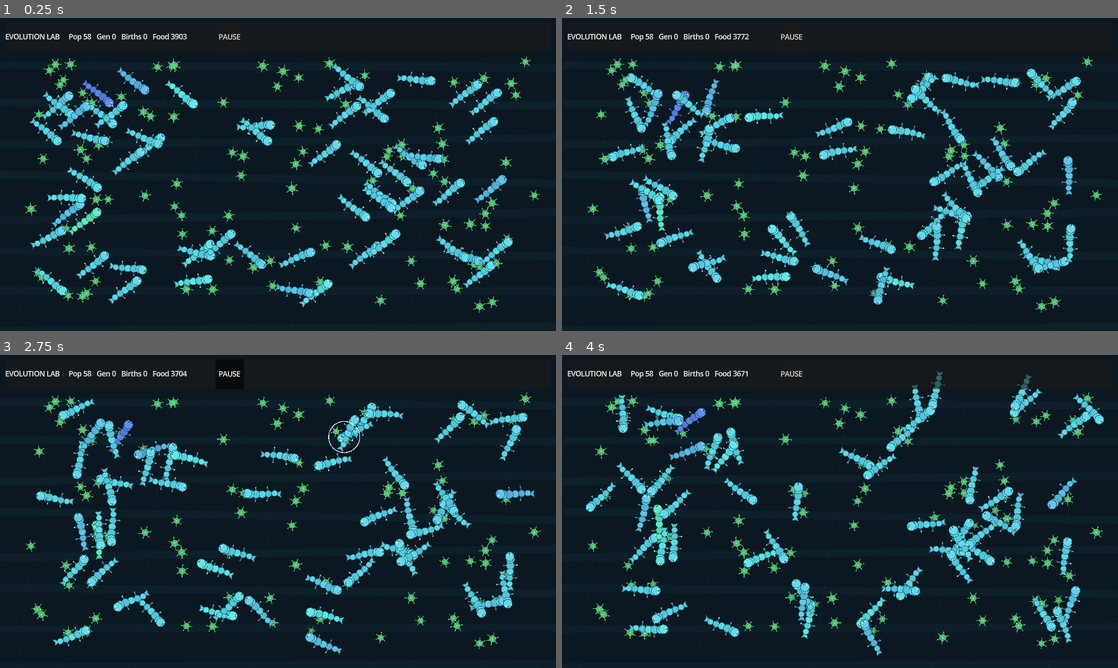
Above: before the commit, frames 1-4 (two rows, left to right).
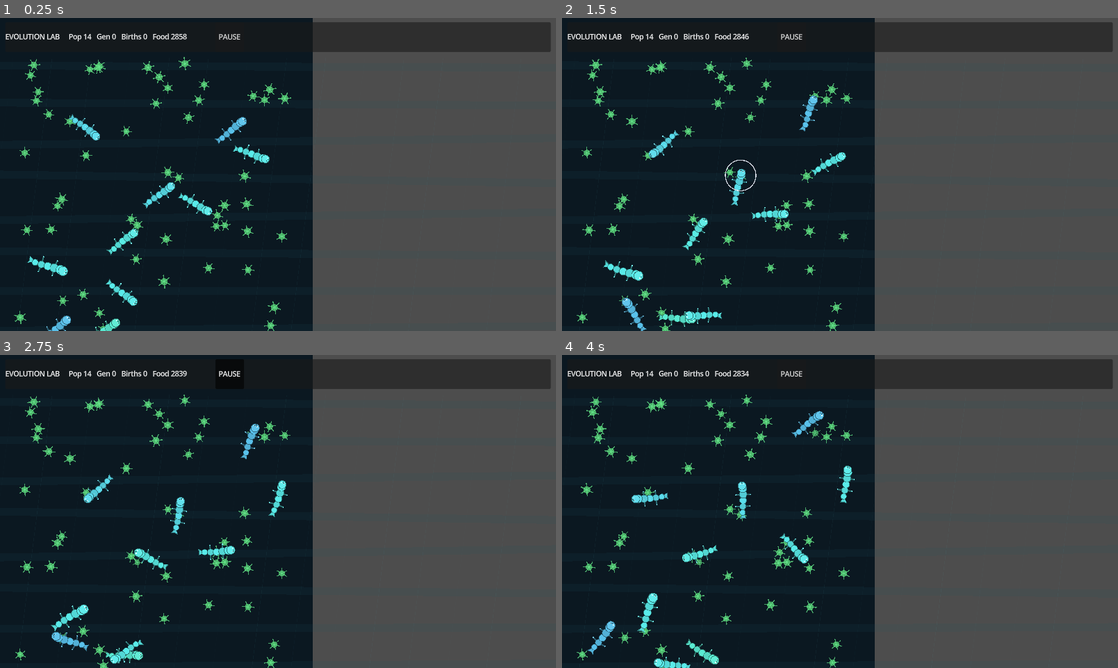
Above: after the commit, the same moments.

Repository: narmanb/procedural-evolution-simulator
Game: Godot game, scene res://scenes/main.tscn
The game is run twice, just before and just after one commit, with the same random seed, the same clock (stepped at 60 frames per second) and the same inputs.
Inputs (mouse positions are in pixels of both pictures, inside the frame that each line leads up to):
- Up to frame 1 (0.25 s): no input
- Up to frame 2 (1.5 s): tap Enter at 0.5 s; move the mouse to (962, 158) at 0.52 s; tap Q at 0.6 s; click (962, 158) at 0.67 s; tap Space at 0.77 s; drag from (728, 190) to (812, 237) at 1.27 s
- Up to frame 3 (2.75 s): move the mouse to (333, 442) at 2.02 s; tap Q at 2.1 s; click (333, 442) at 2.17 s
- Up to frame 4 (4 s): tap Space at 2.75, 3.77 s; drag from (812, 574) to (673, 464) at 2.77 s; move the mouse to (1006, 558) at 3.52 s; tap Q at 3.6 s; click (1006, 558) at 3.67 s

The runs differ from the first frame. In frame 1, 52% of the frame differs, in the area x 2-100%, y 0-100%; in frame 2, 52%; in frame 3, 52%; in frame 4, 52%.
Error in both runs: unsupported format character in operator '%'. (res://scripts/main.gd:116)

Commit message:
Add portrait ecosystem scale and interactive lab interventions

Diff:
--- a/scripts/simulation.gd
+++ b/scripts/simulation.gd
@@ -1,10 +1,10 @@
 class_name EvolutionSimulation
 extends RefCounted
 
-const WORLD_SIZE := Vector2(1280.0, 720.0)
-const INITIAL_CREATURES := 58
-const INITIAL_FOOD_PATCHES := 105
-const MAX_CREATURES := 650
+const WORLD_SIZE := Vector2(720.0, 1130.0)
+const INITIAL_CREATURES := 14
+const INITIAL_FOOD_PATCHES := 72
+const MAX_CREATURES := 450
 
 var rng := RandomNumberGenerator.new()
 var seed_value: int = 1
@@ -19,6 +19,8 @@
 var deaths: int = 0
 var max_generation: int = 0
 var mutation_multiplier: float = 1.0
+var food_regrowth_multiplier: float = 1.0
+var drought_timer: float = 0.0
 
 func reset(p_seed: int = 0) -> void:
     organisms.clear()
@@ -30,6 +32,9 @@
     births = 0
     deaths = 0
     max_generation = 0
+    mutation_multiplier = 1.0
+    food_regrowth_multiplier = 1.0
+    drought_timer = 0.0
 
     if p_seed == 0:
         rng.randomize()
@@ -43,28 +48,28 @@
     _record_event("origin", "Ancestral population established")
 
 func _create_food_field() -> void:
-    # Plants are persistent producers with local carrying capacity. Food is not
-    # spawned under hungry creatures; overgrazing can genuinely deplete areas.
     for i in range(INITIAL_FOOD_PATCHES):
-        var margin := 48.0
+        var margin: float = 34.0
         var p := Vector2(
             rng.randf_range(margin, WORLD_SIZE.x - margin),
-            rng.randf_range(100.0, WORLD_SIZE.y - margin)
+            rng.randf_range(96.0, WORLD_SIZE.y - margin)
         )
-        var capacity := rng.randf_range(18.0, 55.0)
-        var regrowth := rng.randf_range(0.45, 1.15)
+        var capacity: float = rng.randf_range(20.0, 58.0)
+        var regrowth: float = rng.randf_range(0.42, 1.10)
         food_patches.append(FoodPatch.new(p, capacity, regrowth, rng.randf_range(0.0, TAU)))
 
 func _create_ancestral_population() -> void:
     var founder := Genome.ancestral(rng)
     for i in range(INITIAL_CREATURES):
-        var genome := founder.mutated_copy(rng, 0.85)
+        # Founders remain recognizably related, but have enough variation to make
+        # the opening population readable rather than a wall of identical worms.
+        var genome := founder.mutated_copy(rng, 1.35)
         var p := Vector2(
-            rng.randf_range(110.0, WORLD_SIZE.x - 110.0),
-            rng.randf_range(140.0, WORLD_SIZE.y - 80.0)
+            rng.randf_range(80.0, WORLD_SIZE.x - 80.0),
+            rng.randf_range(135.0, WORLD_SIZE.y - 90.0)
         )
         var org := _new_organism(genome, p, 0, -1)
-        org.energy = genome.max_energy() * rng.randf_range(0.48, 0.82)
+        org.energy = genome.max_energy() * rng.randf_range(0.55, 0.86)
         organisms.append(org)
 
 func _new_organism(genome: Genome, p: Vector2, generation: int, parent_id: int) -> Organism:
@@ -86,9 +91,14 @@
 
 func step(dt: float) -> void:
     elapsed_sim_time += dt
+    drought_timer = maxf(0.0, drought_timer - dt)
+
+    var effective_regrowth: float = food_regrowth_multiplier
+    if drought_timer > 0.0:
+        effective_regrowth *= 0.035
 
     for patch in food_patches:
-        patch.step(dt)
+        patch.step(dt, effective_regrowth)
 
     var newborns: Array[Organism] = []
 
@@ -113,8 +123,7 @@
         org.energy -= org.velocity.length() * org.genome.movement_cost_per_unit() * dt
 
         if _can_reproduce(org) and organisms.size() + newborns.size() < MAX_CREATURES:
-            var child := _reproduce(org)
-            newborns.append(child)
+            newborns.append(_reproduce(org))
 
     if not newborns.is_empty():
         organisms.append_array(newborns)
@@ -130,12 +139,12 @@
         return
     org.think_timer = rng.randf_range(0.16, 0.38)
 
-    var hunger := 1.0 - org.energy_ratio()
-    var food_index := _find_food(org.position, org.genome.vision_range())
+    var hunger: float = 1.0 - org.energy_ratio()
+    var food_index: int = _find_food(org.position, org.genome.vision_range())
 
     if hunger > 0.26 and food_index != -1:
         org.target_food_index = food_index
-        var target := food_patches[food_index].position
+        var target: Vector2 = food_patches[food_index].position
         org.desired_heading = org.position.angle_to_point(target)
         org.behavior = "foraging"
         return
@@ -154,35 +163,35 @@
         org.desired_heading += rng.randf_range(-1.15, 1.15)
 
 func _move_organism(org: Organism, dt: float) -> void:
-    var angle_delta := wrapf(org.desired_heading - org.heading, -PI, PI)
-    var max_turn := org.genome.turn_rate() * dt
+    var angle_delta: float = wrapf(org.desired_heading - org.heading, -PI, PI)
+    var max_turn: float = org.genome.turn_rate() * dt
     org.heading += clampf(angle_delta, -max_turn, max_turn)
 
-    var target_speed := org.genome.max_speed()
+    var target_speed: float = org.genome.max_speed()
     if org.behavior == "exploring":
         target_speed *= 0.55
     elif org.energy_ratio() < 0.18:
         target_speed *= 0.62
 
-    var desired_velocity := Vector2.RIGHT.rotated(org.heading) * target_speed
+    var desired_velocity: Vector2 = Vector2.RIGHT.rotated(org.heading) * target_speed
     org.velocity = org.velocity.move_toward(desired_velocity, org.genome.acceleration() * dt)
 
-    var before := org.position
+    var before: Vector2 = org.position
     org.position += org.velocity * dt
     org.distance_traveled += before.distance_to(org.position)
 
-    var radius := org.genome.radius() * 1.8
+    var radius: float = org.genome.radius() * 1.8
     if org.position.x < radius:
         org.position.x = radius
-        org.heading = 0.0 + rng.randf_range(-0.35, 0.35)
+        org.heading = rng.randf_range(-0.35, 0.35)
         org.desired_heading = org.heading
     elif org.position.x > WORLD_SIZE.x - radius:
         org.position.x = WORLD_SIZE.x - radius
         org.heading = PI + rng.randf_range(-0.35, 0.35)
         org.desired_heading = org.heading
 
-    if org.position.y < 92.0 + radius:
-        org.position.y = 92.0 + radius
+    if org.position.y < 82.0 + radius:
+        org.position.y = 82.0 + radius
         org.heading = PI * 0.5 + rng.randf_range(-0.35, 0.35)
         org.desired_heading = org.heading
     elif org.position.y > WORLD_SIZE.y - radius:
@@ -193,30 +202,29 @@
 func _feed_if_possible(org: Organism, dt: float) -> void:
     if org.target_food_index < 0 or org.target_food_index >= food_patches.size():
         return
-    var patch := food_patches[org.target_food_index]
+    var patch: FoodPatch = food_patches[org.target_food_index]
     if patch.biomass <= 0.05:
         org.target_food_index = -1
         return
 
-    var eat_radius := 10.0 + org.genome.radius() * 1.6
+    var eat_radius: float = 10.0 + org.genome.radius() * 1.6
     if org.position.distance_squared_to(patch.position) <= eat_radius * eat_radius:
         org.behavior = "feeding"
-        var requested := org.genome.bite_rate() * dt
-        var eaten := patch.consume(requested)
-        # Larger bodies digest more total food but are less efficient per unit mass.
-        var efficiency := lerpf(1.15, 0.88, org.genome.body_size)
+        var requested: float = org.genome.bite_rate() * dt
+        var eaten: float = patch.consume(requested)
+        var efficiency: float = lerpf(1.15, 0.88, org.genome.body_size)
         org.energy = minf(org.genome.max_energy(), org.energy + eaten * 2.6 * efficiency)
         org.food_consumed += eaten
         org.velocity *= maxf(0.0, 1.0 - 3.0 * dt)
 
 func _find_food(position: Vector2, vision_range: float) -> int:
-    var best_index := -1
-    var best_d2 := vision_range * vision_range
+    var best_index: int = -1
+    var best_d2: float = vision_range * vision_range
     for i in range(food_patches.size()):
-        var patch := food_patches[i]
+        var patch: FoodPatch = food_patches[i]
         if patch.biomass < 0.8:
             continue
-        var d2 := position.distance_squared_to(patch.position)
+        var d2: float = position.distance_squared_to(patch.position)
         if d2 < best_d2:
             best_d2 = d2
             best_index = i
@@ -233,11 +241,11 @@
 
 func _reproduce(parent: Organism) -> Organism:
     var child_genome := parent.genome.mutated_copy(rng, mutation_multiplier)
-    var offset := Vector2.RIGHT.rotated(rng.randf_range(0.0, TAU)) * rng.randf_range(10.0, 24.0)
-    var child := _new_organism(child_genome, parent.position + offset, parent.generation + 1, parent.id)
+    var offset: Vector2 = Vector2.RIGHT.rotated(rng.randf_range(0.0, TAU)) * rng.randf_range(10.0, 24.0)
+    var child := _new_organism(child_genome, _clamp_world(parent.position + offset), parent.generation + 1, parent.id)
     child.recent_mutations = child_genome.mutation_summary(parent.genome)
 
-    var investment := parent.genome.max_energy() * parent.genome.offspring_energy_fraction()
+    var investment: float = parent.genome.max_energy() * parent.genome.offspring_energy_fraction()
     parent.energy -= investment
     child.energy = minf(child.genome.max_energy(), investment * lerpf(0.80, 1.12, parent.genome.offspring_investment_gene))
     parent.offspring_count += 1
@@ -250,6 +258,85 @@
         _record_event("generation", "Generation %d reached" % child.generation)
 
     return child
+
+# ---------------- Player laboratory interventions ----------------
+
+func trigger_food_bloom() -> void:
+    for patch in food_patches:
+        patch.bloom(0.62)
+    _record_event("intervention", "Player triggered a producer bloom")
+
+func trigger_drought(duration: float = 28.0) -> void:
+    drought_timer = maxf(drought_timer, duration)
+    _record_event("intervention", "Player triggered a drought")
+
+func introduce_mutants(count: int = 3) -> void:
+    for i in range(count):
+        if organisms.size() >= MAX_CREATURES:
+            break
+        var base_genome: Genome
+        if organisms.is_empty():
+            base_genome = Genome.ancestral(rng)
+        else:
+            var source_index: int = rng.randi_range(0, organisms.size() - 1)
+            base_genome = organisms[source_index].genome
+        var genome := base_genome.mutated_copy(rng, 3.6)
+        var p := Vector2(
+            rng.randf_range(70.0, WORLD_SIZE.x - 70.0),
+            rng.randf_range(120.0, WORLD_SIZE.y - 75.0)
+        )
+        var org := _new_organism(genome, p, 0, -1)
+        org.energy = genome.max_energy() * 0.78
+        org.recent_mutations = genome.mutation_summary(base_genome)
+        organisms.append(org)
+    _record_event("intervention", "Player introduced %d mutant founders" % count)
+
+func cull_fraction(fraction: float = 0.25) -> void:
+    var target: int = mini(organisms.size(), maxi(1, int(round(float(organisms.size()) * fraction))))
+    for i in range(target):
+        if organisms.is_empty():
+            break
+        var index: int = rng.randi_range(0, organisms.size() - 1)
+        var org: Organism = organisms[index]
+        _kill(org, "player cull")
+        organisms.remove_at(index)
+    _record_event("intervention", "Player culled %d organisms" % target)
+
+func boost_organism(id: int) -> bool:
+    var org := get_organism_by_id(id)
+    if org == null:
+        return false
+    org.energy = org.genome.max_energy()
+    _record_event("intervention", "Creature #%d was provisioned" % id)
+    return true
+
+func force_mutated_offspring(id: int) -> int:
+    var parent := get_organism_by_id(id)
+    if parent == null or organisms.size() >= MAX_CREATURES:
+        return -1
+    var genome := parent.genome.mutated_copy(rng, 4.2)
+    var offset: Vector2 = Vector2.RIGHT.rotated(rng.randf_range(0.0, TAU)) * 28.0
+    var child := _new_organism(genome, _clamp_world(parent.position + offset), parent.generation + 1, parent.id)
+    child.energy = child.genome.max_energy() * 0.72
+    child.recent_mutations = genome.mutation_summary(parent.genome)
+    organisms.append(child)
+    parent.offspring_count += 1
+    births += 1
+    max_generation = maxi(max_generation, child.generation)
+    _record_event("intervention", "Creature #%d produced a lab-selected mutant" % id)
+    return child.id
+
+func remove_organism(id: int) -> bool:
+    var org := get_organism_by_id(id)
+    if org == null:
+        return false
+    _kill(org, "player removal")
+    organisms.erase(org)
+    _record_event("intervention", "Creature #%d was removed" % id)
+    return true
+
+func _clamp_world(p: Vector2) -> Vector2:
+    return Vector2(clampf(p.x, 30.0, WORLD_SIZE.x - 30.0), clampf(p.y, 92.0, WORLD_SIZE.y - 30.0))
 
 func _kill(org: Organism, cause: String) -> void:
     if not org.alive:
@@ -267,10 +354,8 @@
             _record_event("extinction", "The founding ecosystem collapsed")
         return
 
-    # Sparse automatic milestones prove the event-history plumbing without
-    # prematurely implementing the full speciation system.
-    if organisms.size() >= 180 and not _event_exists("population_180"):
-        _record_event("population_180", "Population boom: 180 living organisms")
+    if organisms.size() >= 120 and not _event_exists("population_120"):
+        _record_event("population_120", "Population boom: 120 living organisms")
     if max_generation >= 50 and not _event_exists("generation_50"):
         _record_event("generation_50", "Fifty generations of descent recorded")
 
@@ -289,11 +374,11 @@
             return org
     return null
 
-func nearest_organism(point: Vector2, max_distance: float = 38.0) -> Organism:
+func nearest_organism(point: Vector2, max_distance: float = 42.0) -> Organism:
     var best: Organism = null
-    var best_d2 := max_distance * max_distance
+    var best_d2: float = max_distance * max_distance
     for org in organisms:
-        var d2 := org.position.distance_squared_to(point)
+        var d2: float = org.position.distance_squared_to(point)
         if d2 <= best_d2:
             best_d2 = d2
             best = org
@@ -302,13 +387,13 @@
 func population_mean_gene(gene_name: String) -> float:
     if organisms.is_empty():
         return 0.0
-    var total := 0.0
+    var total: float = 0.0
     for org in organisms:
         total += float(org.genome.get(gene_name))
     return total / float(organisms.size())
 
 func total_food_biomass() -> float:
-    var total := 0.0
+    var total: float = 0.0
     for patch in food_patches:
         total += patch.biomass
     return total
